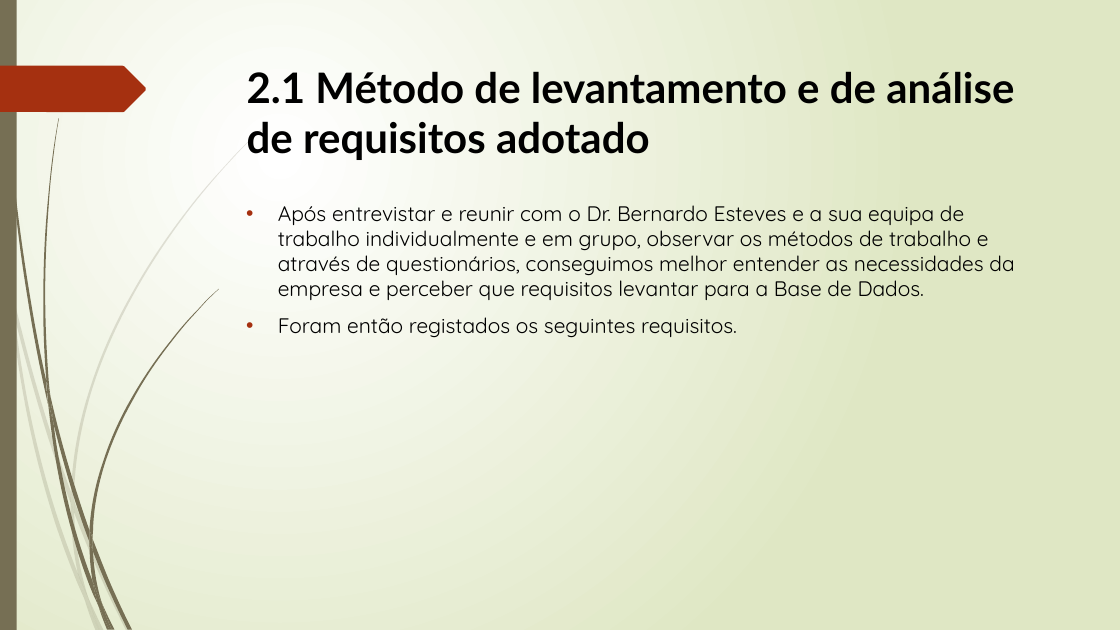
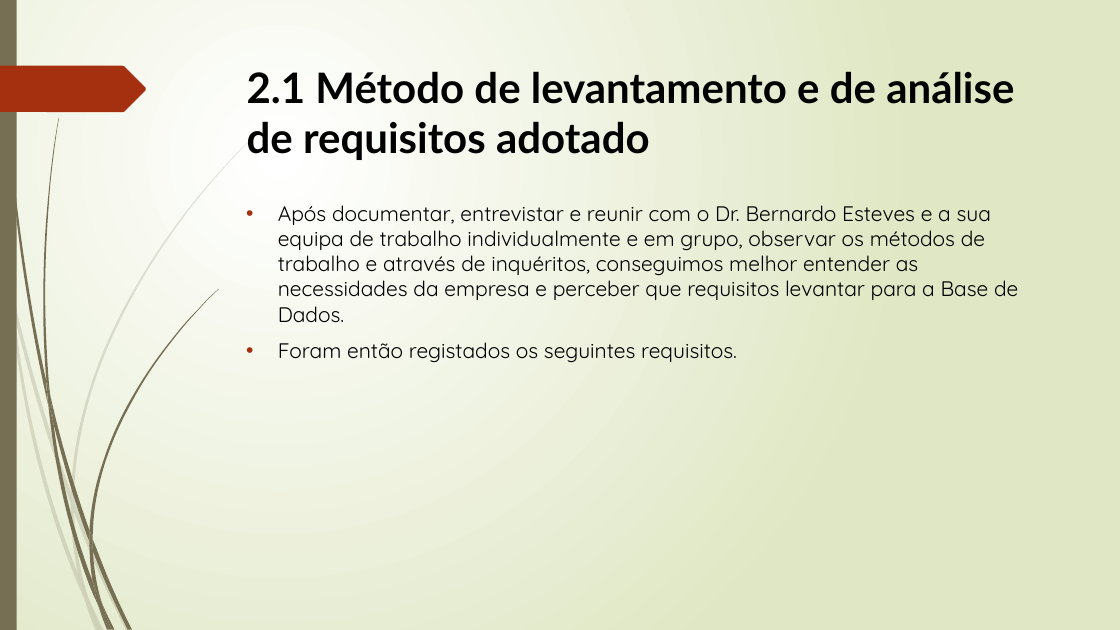
Before and after one commit to Lucenix/BD-TP, a slide deck: slide 13 of Apresentação1.pptx. Drawn at 1120x630 pixels with LibreOffice and Linux fonts; fonts in the diff are those of the drawing. Boxes give left, top, right and bottom in pixels: in the first picture for what was removed or moved away, otherwise in the second. Text is boxed around its words. In the diff, an @@ line names an element or a change of style, - is before the commit and + after.

```diff
--- a/Apresentação1.pptx
+++ b/Apresentação1.pptx
@@ text at (278,205,1018,323): text changed @@
-• Após entrevistar e reunir com o Dr. Bernardo Esteves e a sua equipa de trabalho individualmente e em grupo, observar os métodos de trabalho e através de questionários, conseguimos melhor entender as necessidades da empresa e perceber que requisitos levantar para a Base de Dados.
+• Após documentar, entrevistar e reunir com o Dr. Bernardo Esteves e a sua equipa de trabalho individualmente e em grupo, observar os métodos de trabalho e através de inquéritos, conseguimos melhor entender as necessidades da empresa e perceber que requisitos levantar para a Base de Dados.
```
Also in this commit, not shown: 1 other slide changed, 5 slides added, 6 slides removed.
